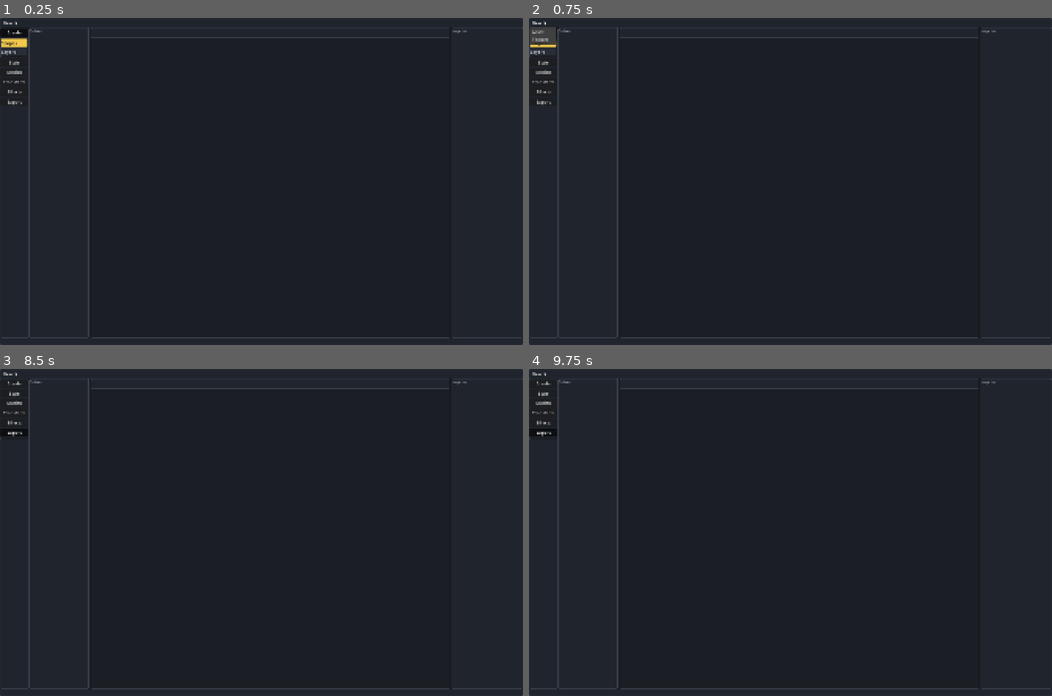
Above: before the commit, frames 1-4 (two rows, left to right).
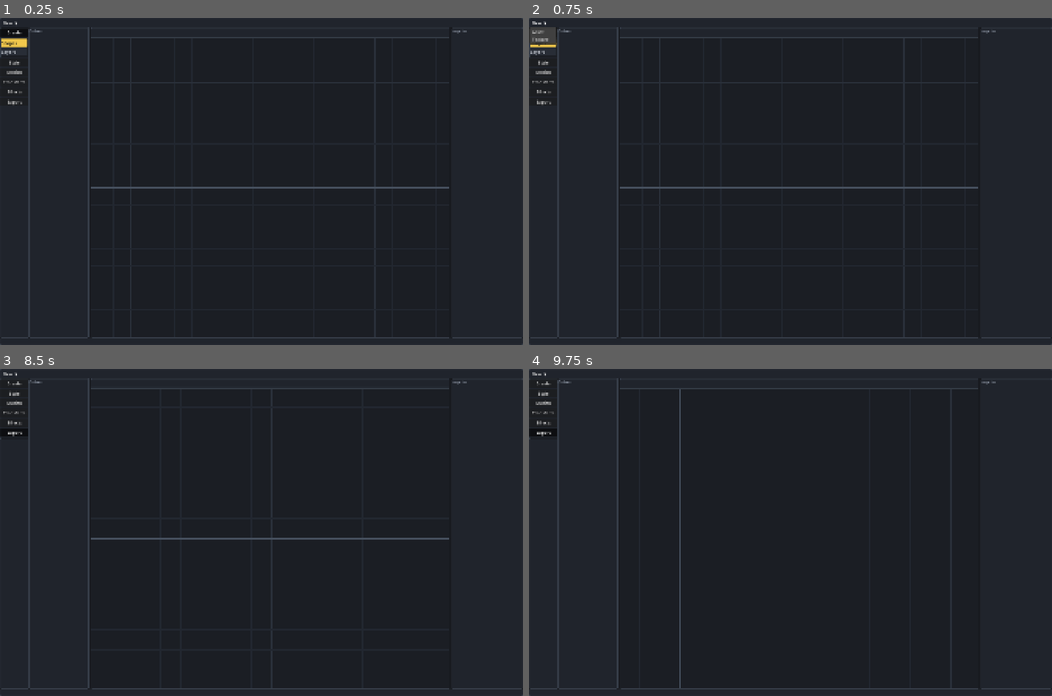
Above: after the commit, the same moments.

Repository: umut144/PolyPixar
Game: Godot game, scene res://scenes/main.tscn
Two runs of this game, one before a commit and one after it. Both use one fixed random seed, a clock stepped at 60 frames per second and the inputs below.
Inputs (mouse positions are in pixels of both pictures, inside the frame that each line leads up to):
- Up to frame 1 (0.25 s): no input
- Up to frame 2 (0.75 s): click "New ▼" at 0.5 s
- Up to frame 3 (8.5 s): click "New ▼" at 1.25 s; click "Create" at 2 s; click "Style" at 2.75 s; click "Motion" at 3.5 s; click "Motion" at 4.25 s; click "Transform" at 5 s; click "Effects" at 5.75 s; click "Effects" at 6.5 s; click "Export" at 7.25 s; tap Enter at 8 s; move the mouse to (376, 516) at 8.02 s; hold D from 8.03 s (still down); hold E from 8.03 s (still down); click (376, 516) at 8.17 s; tap Q at 8.3 s
- Up to frame 4 (9.75 s): tap Space at 8.75 s; move the mouse to (685, 548) at 8.77 s; release D at 8.78 s; release E at 8.78 s; hold S 8.78-9.53 s; tap Q at 8.85 s; click (685, 548) at 8.92 s; tap E at 9.05 s; tap Enter at 9.5 s; move the mouse to (842, 460) at 9.52 s; hold D from 9.53 s (still down); hold E from 9.53 s (still down); click (842, 460) at 9.67 s

The runs differ from the first frame. In frame 1, 0.4% of the frame differs, in the area x 17-86%, y 51-53%; in frame 2, 0.4%; in frame 3, 0.4%; in frame 4, 0.2%.

Commit message:
feat: add shapes canvas pan and zoom

Diff:
--- /dev/null
+++ b/scripts/component_canvas.gd
@@ -0,0 +1,78 @@
+class_name ComponentCanvas
+extends Control
+
+const PAN_SPEED := 420.0
+const MIN_ZOOM := 0.25
+const MAX_ZOOM := 8.0
+const ZOOM_RATE := 1.8
+const BASE_GRID_STEP := 32.0
+
+var view_center := Vector2.ZERO
+var zoom := 1.0
+var context_name := ""
+
+
+func _ready() -> void:
+	mouse_filter = Control.MOUSE_FILTER_STOP
+	focus_mode = Control.FOCUS_CLICK
+	queue_redraw()
+
+
+func _gui_input(event: InputEvent) -> void:
+	if event is InputEventMouseButton and event.pressed:
+		grab_focus()
+
+
+func set_context(name: String) -> void:
+	context_name = name
+	queue_redraw()
+
+
+func _process(delta: float) -> void:
+	if not has_focus():
+		return
+	var pan_input := Vector2(
+		float(Input.is_key_pressed(KEY_D)) - float(Input.is_key_pressed(KEY_A)),
+		float(Input.is_key_pressed(KEY_S)) - float(Input.is_key_pressed(KEY_W))
+	)
+	if pan_input.length_squared() > 0.0:
+		view_center += pan_input.normalized() * PAN_SPEED / zoom * delta
+	var zoom_input := float(Input.is_key_pressed(KEY_E)) - float(Input.is_key_pressed(KEY_Q))
+	if not is_zero_approx(zoom_input):
+		zoom = clampf(zoom * pow(ZOOM_RATE, zoom_input * delta), MIN_ZOOM, MAX_ZOOM)
+	queue_redraw()
+
+
+func _draw() -> void:
+	var grid_step := _visible_grid_step()
+	var half_view := size / (2.0 * zoom)
+	var min_world := view_center - half_view
+	var max_world := view_center + half_view
+	var first_x := floori(min_world.x / grid_step)
+	var last_x := ceili(max_world.x / grid_step)
+	var first_y := floori(min_world.y / grid_step)
+	var last_y := ceili(max_world.y / grid_step)
+	for grid_index in range(first_x, last_x + 1):
+		var world_x := grid_index * grid_step
+		var color := Color("#2a303a") if posmod(grid_index, 4) == 0 else Color("#222730")
+		draw_line(_world_to_screen(Vector2(world_x, min_world.y)), _world_to_screen(Vector2(world_x, max_world.y)), color, 1.0)
+	for grid_index in range(first_y, last_y + 1):
+		var world_y := grid_index * grid_step
+		var color := Color("#2a303a") if posmod(grid_index, 4) == 0 else Color("#222730")
+		draw_line(_world_to_screen(Vector2(min_world.x, world_y)), _world_to_screen(Vector2(max_world.x, world_y)), color, 1.0)
+	var axis_color := Color("#46505e")
+	draw_line(_world_to_screen(Vector2(min_world.x, 0.0)), _world_to_screen(Vector2(max_world.x, 0.0)), axis_color, 1.0)
+	draw_line(_world_to_screen(Vector2(0.0, min_world.y)), _world_to_screen(Vector2(0.0, max_world.y)), axis_color, 1.0)
+
+
+func _visible_grid_step() -> float:
+	var grid_step := BASE_GRID_STEP
+	while grid_step * zoom < 16.0:
+		grid_step *= 2.0
+	while grid_step * zoom > 80.0:
+		grid_step *= 0.5
+	return grid_step
+
+
+func _world_to_screen(world_position: Vector2) -> Vector2:
+	return size * 0.5 + (world_position - view_center) * zoom
--- a/scripts/main.gd
+++ b/scripts/main.gd
@@ -20,6 +20,7 @@
 var asset_name_editor: LineEdit
 var component_name_editor: LineEdit
 var canvas_context_label: Label
+var canvas_view: ComponentCanvas
 
 
 func _ready() -> void:
@@ -125,12 +126,14 @@
 	canvas_panel.size_flags_horizontal = Control.SIZE_EXPAND_FILL
 	canvas_panel.size_flags_vertical = Control.SIZE_EXPAND_FILL
 	canvas_column.add_child(canvas_panel)
-	var canvas := Control.new()
+	canvas_view = ComponentCanvas.new()
+	var canvas := canvas_view
 	canvas.size_flags_horizontal = Control.SIZE_EXPAND_FILL
 	canvas.size_flags_vertical = Control.SIZE_EXPAND_FILL
 	canvas_panel.add_child(canvas)
 	canvas_context_label = Label.new()
 	canvas_context_label.position = Vector2(8, 6)
+	canvas_context_label.mouse_filter = Control.MOUSE_FILTER_IGNORE
 	canvas_context_label.add_theme_font_size_override("font_size", 11)
 	canvas_context_label.add_theme_color_override("font_color", Color("#9aa3b2"))
 	canvas.add_child(canvas_context_label)
@@ -433,15 +436,19 @@
 	var asset := _get_asset(selected_asset_id)
 	if asset.is_empty():
 		canvas_context_label.text = ""
+		canvas_view.set_context("")
 		return
 	if selected_component_id.is_empty():
 		canvas_context_label.text = "Asset: %s" % str(asset["name"])
+		canvas_view.set_context(str(asset["name"]))
 		return
 	var component := _get_component(asset, selected_component_id)
 	if component.is_empty():
 		canvas_context_label.text = "Asset: %s" % str(asset["name"])
+		canvas_view.set_context(str(asset["name"]))
 		return
 	canvas_context_label.text = "Component: %s" % str(component["name"])
+	canvas_view.set_context(str(component["name"]))
 
 
 func _get_asset(asset_id: String) -> Dictionary:
Not shown, changed: docs/AI_CONTEXT.md
Not shown, changed: docs/ARCHITECTURE.md
Not shown, changed: docs/MVP_CHECKLIST.md
